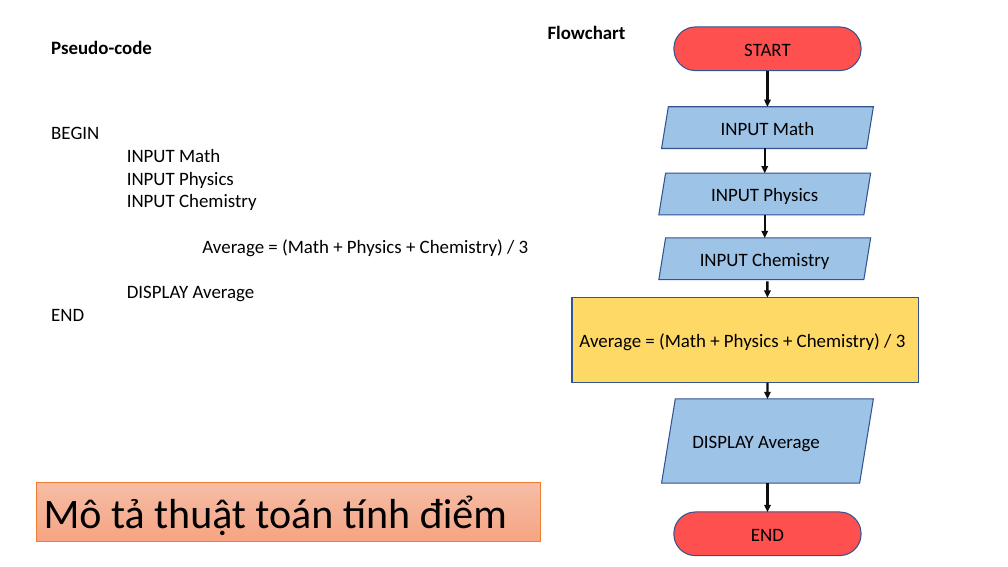
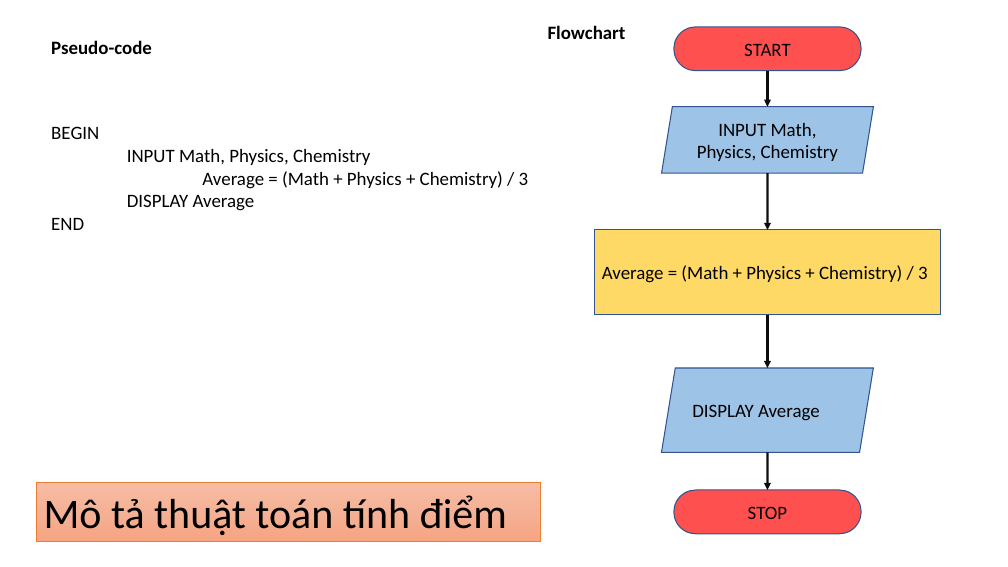
Before and after one commit to khoalyRikkei/JV-V1.1_Training_Program_Preparation, a slide deck: slide 2 of tren_lop/Bai_tap_1.pptx (slide 1 before the commit). Drawn at 1008x567 pixels with LibreOffice and Linux fonts; fonts in the diff are those of the drawing. Boxes give left, top, right and bottom in pixels: in the first picture for what was removed or moved away, otherwise in the second. Text is boxed around its words. In the diff, an @@ line names an element or a change of style, - is before the commit and + after.

```diff
--- a/tren_lop/Bai_tap_1.pptx
+++ b/tren_lop/Bai_tap_1.pptx
@@ parallelogram "INPUT Math, Physics, Chemistry": place and size @@
-parallelogram "INPUT Math, Physics, Chemistry" at <box>662,107,873,148</box>
+parallelogram "INPUT Math, Physics, Chemistry" at <box>662,107,873,173</box>
@@ text at <box>127,149,370,165</box>: text changed @@
-INPUT Math
-INPUT Physics
-INPUT Chemistry
+INPUT Math, Physics, Chemistry
@@ text in parallelogram at <box>697,123,838,161</box>: text changed @@
-INPUT Math
+INPUT Math, Physics, Chemistry
@@ arrow removed from (765, 148) to (765, 173) @@
@@ parallelogram removed at <box>659,173,870,215</box> @@
-INPUT Physics
@@ arrow moved from (768, 281) - (768, 298) to (768, 173) - (768, 230) @@
@@ rectangle "Average = (Math + Physics ...": place and size @@
-rectangle "Average = (Math + Physics ..." at <box>572,298,919,383</box>
+rectangle "Average = (Math + Physics ..." at <box>594,230,941,315</box>
@@ parallelogram removed at <box>659,238,870,280</box> @@
-INPUT Chemistry
@@ arrow removed from (765, 215) to (765, 238) @@
@@ arrow moved from (768, 383) - (768, 399) to (768, 315) - (768, 368) @@
@@ parallelogram "DISPLAY Average": place and size @@
-parallelogram "DISPLAY Average" at <box>662,399,873,484</box>
+parallelogram "DISPLAY Average" at <box>662,368,873,453</box>
@@ arrow moved from (768, 483) - (768, 512) to (768, 452) - (768, 490) @@
@@ rounded rectangle "STOP": place and size @@
-rounded rectangle "STOP" at <box>674,512,861,556</box>
+rounded rectangle "STOP" at <box>674,490,861,534</box>
@@ text in rounded rectangle at <box>748,506,787,519</box>: text changed @@
-END
+STOP
```
Also in this commit, not shown: 2 other slides changed, 3 slides added, 1 slide removed, 1 other file.
